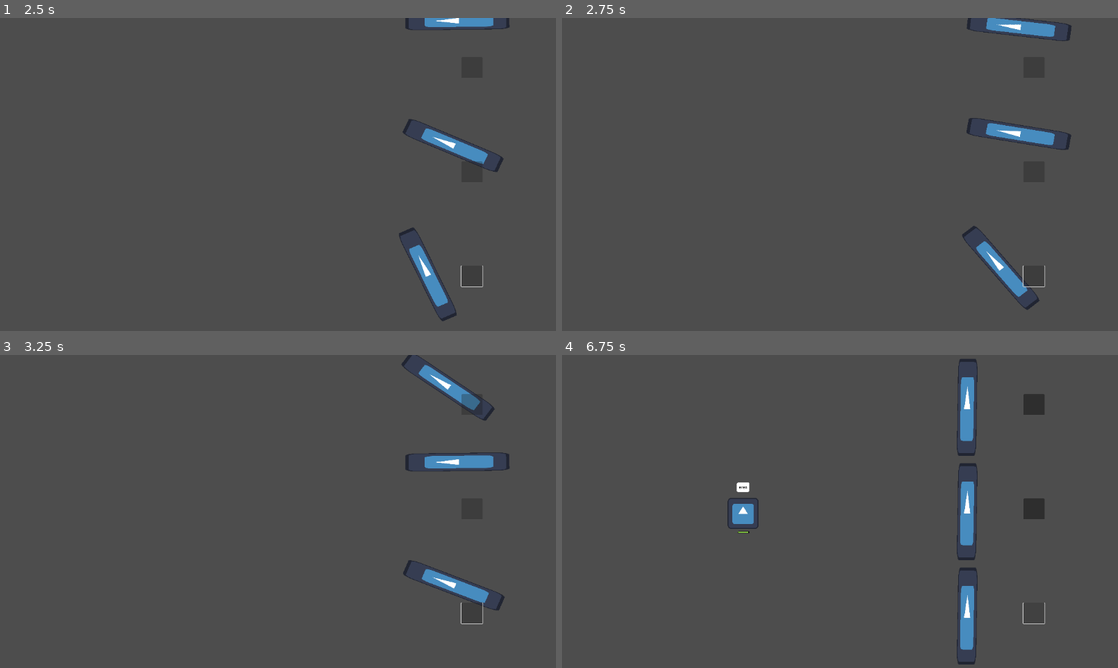
Above: before the commit, frames 1-4 (two rows, left to right).
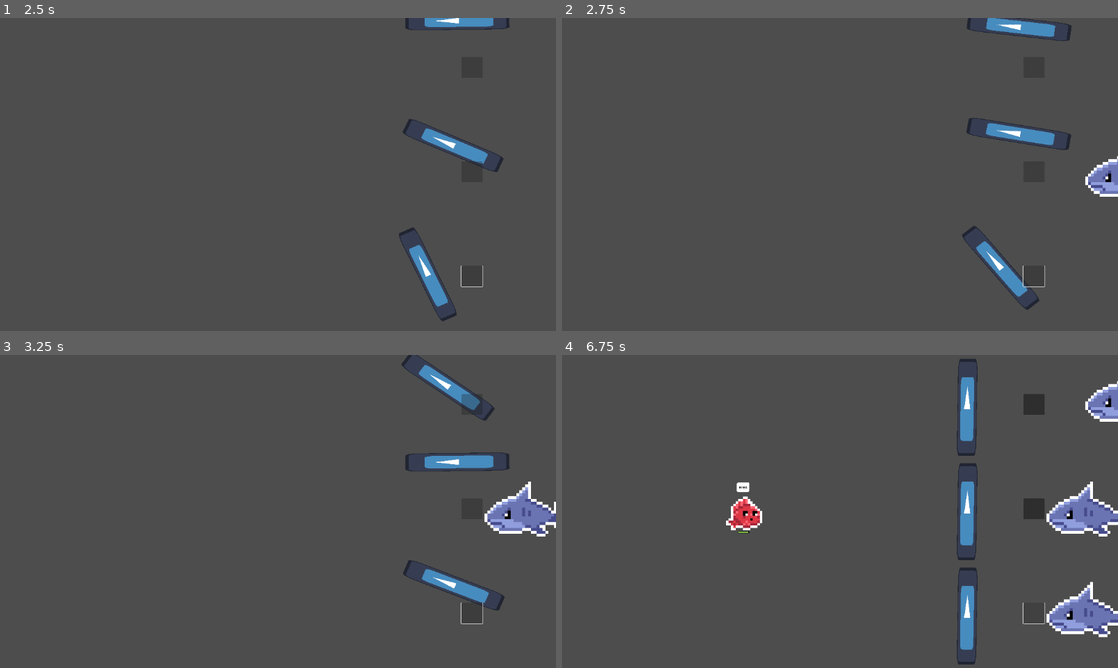
Above: after the commit, the same moments.

Repository: ernykt/fishjam_3
Game: Godot game, scene res://scenes/main.tscn
Two runs of this game, one before a commit and one after it. Both use one fixed random seed, a clock stepped at 60 frames per second and the inputs below. The engine's default icon, where the game draws it, is replaced by a stand-in: a white triangle on a blue panel in a dark square.
Inputs (mouse positions are in pixels of both pictures, inside the frame that each line leads up to):
- Up to frame 1 (2.5 s): click (472, 68) at 0.52 s; click (472, 171) at 1.27 s; click (472, 277) at 2 s
- Up to frame 2 (2.75 s): no input
- Up to frame 3 (3.25 s): no input
- Up to frame 4 (6.75 s): no input

Frame 1 is identical in both runs. In frame 2, 0.5% of the frame differs, in the area x 94-100%, y 44-58%; in frame 3, 1.3%; in frame 4, 3.7%, in the area x 29-100%, y 8-91%.

Commit message:
added some sprites and animations

Diff:
--- a/scenes/enemy.tscn
+++ b/scenes/enemy.tscn
@@ -1,7 +1,132 @@
-[gd_scene load_steps=5 format=3 uid="uid://bx6niccsd1je3"]
+[gd_scene load_steps=22 format=3 uid="uid://bx6niccsd1je3"]
 
 [ext_resource type="Script" path="res://scripts/Enemy.gd" id="1_3a3mx"]
-[ext_resource type="Texture2D" uid="uid://dhrbiy1xj1vef" path="res://icon.svg" id="2_ekoea"]
+[ext_resource type="Texture2D" uid="uid://dr4rdpvy5r5yb" path="res://sprites/Shark.png" id="2_7uw8k"]
+
+[sub_resource type="AtlasTexture" id="AtlasTexture_dv0ui"]
+atlas = ExtResource("2_7uw8k")
+region = Rect2(0, 32, 32, 32)
+
+[sub_resource type="AtlasTexture" id="AtlasTexture_aoiqr"]
+atlas = ExtResource("2_7uw8k")
+region = Rect2(32, 32, 32, 32)
+
+[sub_resource type="AtlasTexture" id="AtlasTexture_as1tj"]
+atlas = ExtResource("2_7uw8k")
+region = Rect2(64, 32, 32, 32)
+
+[sub_resource type="AtlasTexture" id="AtlasTexture_tnrm3"]
+atlas = ExtResource("2_7uw8k")
+region = Rect2(96, 32, 32, 32)
+
+[sub_resource type="AtlasTexture" id="AtlasTexture_temmr"]
+atlas = ExtResource("2_7uw8k")
+region = Rect2(128, 32, 32, 32)
+
+[sub_resource type="AtlasTexture" id="AtlasTexture_3fk73"]
+atlas = ExtResource("2_7uw8k")
+region = Rect2(160, 32, 32, 32)
+
+[sub_resource type="AtlasTexture" id="AtlasTexture_n11i2"]
+atlas = ExtResource("2_7uw8k")
+region = Rect2(192, 32, 32, 32)
+
+[sub_resource type="AtlasTexture" id="AtlasTexture_h8ux1"]
+atlas = ExtResource("2_7uw8k")
+region = Rect2(224, 32, 32, 32)
+
+[sub_resource type="AtlasTexture" id="AtlasTexture_rq81e"]
+atlas = ExtResource("2_7uw8k")
+region = Rect2(0, 0, 32, 32)
+
+[sub_resource type="AtlasTexture" id="AtlasTexture_jsvn2"]
+atlas = ExtResource("2_7uw8k")
+region = Rect2(32, 0, 32, 32)
+
+[sub_resource type="AtlasTexture" id="AtlasTexture_6nu0n"]
+atlas = ExtResource("2_7uw8k")
+region = Rect2(64, 0, 32, 32)
+
+[sub_resource type="AtlasTexture" id="AtlasTexture_alhkh"]
+atlas = ExtResource("2_7uw8k")
+region = Rect2(96, 0, 32, 32)
+
+[sub_resource type="AtlasTexture" id="AtlasTexture_x4tux"]
+atlas = ExtResource("2_7uw8k")
+region = Rect2(128, 0, 32, 32)
+
+[sub_resource type="AtlasTexture" id="AtlasTexture_17psq"]
+atlas = ExtResource("2_7uw8k")
+region = Rect2(160, 0, 32, 32)
+
+[sub_resource type="AtlasTexture" id="AtlasTexture_mcb68"]
+atlas = ExtResource("2_7uw8k")
+region = Rect2(192, 0, 32, 32)
+
+[sub_resource type="AtlasTexture" id="AtlasTexture_n4bf7"]
+atlas = ExtResource("2_7uw8k")
+region = Rect2(224, 0, 32, 32)
+
+[sub_resource type="SpriteFrames" id="SpriteFrames_15cj4"]
+animations = [{
+"frames": [{
+"duration": 1.0,
+"texture": SubResource("AtlasTexture_dv0ui")
+}, {
+"duration": 1.0,
+"texture": SubResource("AtlasTexture_aoiqr")
+}, {
+"duration": 1.0,
+"texture": SubResource("AtlasTexture_as1tj")
+}, {
+"duration": 1.0,
+"texture": SubResource("AtlasTexture_tnrm3")
+}, {
+"duration": 1.0,
+"texture": SubResource("AtlasTexture_temmr")
+}, {
+"duration": 1.0,
+"texture": SubResource("AtlasTexture_3fk73")
+}, {
+"duration": 1.0,
+"texture": SubResource("AtlasTexture_n11i2")
+}, {
+"duration": 1.0,
+"texture": SubResource("AtlasTexture_h8ux1")
+}],
+"loop": true,
+"name": &"attack",
+"speed": 12.0
+}, {
+"frames": [{
+"duration": 1.0,
+"texture": SubResource("AtlasTexture_rq81e")
+}, {
+"duration": 1.0,
+"texture": SubResource("AtlasTexture_jsvn2")
+}, {
+"duration": 1.0,
+"texture": SubResource("AtlasTexture_6nu0n")
+}, {
+"duration": 1.0,
+"texture": SubResource("AtlasTexture_alhkh")
+}, {
+"duration": 1.0,
+"texture": SubResource("AtlasTexture_x4tux")
+}, {
+"duration": 1.0,
+"texture": SubResource("AtlasTexture_17psq")
+}, {
+"duration": 1.0,
+"texture": SubResource("AtlasTexture_mcb68")
+}, {
+"duration": 1.0,
+"texture": SubResource("AtlasTexture_n4bf7")
+}],
+"loop": true,
+"name": &"default",
+"speed": 5.0
+}]
 
 [sub_resource type="RectangleShape2D" id="RectangleShape2D_160u6"]
 size = Vector2(128, 128)
@@ -12,8 +137,12 @@
 [node name="Enemy" type="CharacterBody2D"]
 script = ExtResource("1_3a3mx")
 
-[node name="Sprite2D" type="Sprite2D" parent="."]
-texture = ExtResource("2_ekoea")
+[node name="Sprite2D" type="AnimatedSprite2D" parent="."]
+scale = Vector2(6, 6)
+sprite_frames = SubResource("SpriteFrames_15cj4")
+animation = &"attack"
+autoplay = "default"
+frame_progress = 0.354957
 
 [node name="CollisionShape2D" type="CollisionShape2D" parent="."]
 shape = SubResource("RectangleShape2D_160u6")
--- a/scenes/fish_1.tscn
+++ b/scenes/fish_1.tscn
@@ -1,10 +1,67 @@
-[gd_scene load_steps=7 format=3 uid="uid://c7j3cvof5arkx"]
+[gd_scene load_steps=15 format=3 uid="uid://c7j3cvof5arkx"]
 
 [ext_resource type="Script" path="res://scripts/Fish1.gd" id="1_q5jux"]
-[ext_resource type="Texture2D" uid="uid://dhrbiy1xj1vef" path="res://icon.svg" id="2_2eoub"]
+[ext_resource type="Texture2D" uid="uid://cf0724dxyac4v" path="res://sprites/Red.png" id="2_m8sgb"]
 [ext_resource type="Texture2D" uid="uid://42k4hfsepdp7" path="res://sprites/under.png" id="3_ib5a5"]
 [ext_resource type="Texture2D" uid="uid://boxxppmo1lhva" path="res://sprites/over.png" id="4_5yhqu"]
 [ext_resource type="Texture2D" uid="uid://dyptfsbvch443" path="res://sprites/progress.png" id="5_a2gw0"]
+
+[sub_resource type="AtlasTexture" id="AtlasTexture_1n7ke"]
+atlas = ExtResource("2_m8sgb")
+region = Rect2(16, 0, 16, 16)
+
+[sub_resource type="AtlasTexture" id="AtlasTexture_ple6x"]
+atlas = ExtResource("2_m8sgb")
+region = Rect2(32, 0, 16, 16)
+
+[sub_resource type="AtlasTexture" id="AtlasTexture_a5xt4"]
+atlas = ExtResource("2_m8sgb")
+region = Rect2(48, 0, 16, 16)
+
+[sub_resource type="AtlasTexture" id="AtlasTexture_1c4cy"]
+atlas = ExtResource("2_m8sgb")
+region = Rect2(64, 0, 16, 16)
+
+[sub_resource type="AtlasTexture" id="AtlasTexture_n6ucm"]
+atlas = ExtResource("2_m8sgb")
+region = Rect2(80, 0, 16, 16)
+
+[sub_resource type="AtlasTexture" id="AtlasTexture_a22rd"]
+atlas = ExtResource("2_m8sgb")
+region = Rect2(96, 0, 16, 16)
+
+[sub_resource type="AtlasTexture" id="AtlasTexture_cttkt"]
+atlas = ExtResource("2_m8sgb")
+region = Rect2(112, 0, 16, 16)
+
+[sub_resource type="SpriteFrames" id="SpriteFrames_ykjli"]
+animations = [{
+"frames": [{
+"duration": 1.0,
+"texture": SubResource("AtlasTexture_1n7ke")
+}, {
+"duration": 1.0,
+"texture": SubResource("AtlasTexture_ple6x")
+}, {
+"duration": 1.0,
+"texture": SubResource("AtlasTexture_a5xt4")
+}, {
+"duration": 1.0,
+"texture": SubResource("AtlasTexture_1c4cy")
+}, {
+"duration": 1.0,
+"texture": SubResource("AtlasTexture_n6ucm")
+}, {
+"duration": 1.0,
+"texture": SubResource("AtlasTexture_a22rd")
+}, {
+"duration": 1.0,
+"texture": SubResource("AtlasTexture_cttkt")
+}],
+"loop": true,
+"name": &"default",
+"speed": 5.0
+}]
 
 [sub_resource type="RectangleShape2D" id="RectangleShape2D_n48d5"]
 size = Vector2(351, 141)
@@ -14,8 +71,11 @@
 scale = Vector2(0.5, 0.5)
 script = ExtResource("1_q5jux")
 
-[node name="FishSprite" type="Sprite2D" parent="."]
-texture = ExtResource("2_2eoub")
+[node name="FishSprite" type="AnimatedSprite2D" parent="."]
+scale = Vector2(10, 10)
+sprite_frames = SubResource("SpriteFrames_ykjli")
+frame = 2
+frame_progress = 0.960465
 
 [node name="FishCollision" type="CollisionShape2D" parent="."]
 position = Vector2(-112.5, -0.5)
--- a/scenes/main.tscn
+++ b/scenes/main.tscn
@@ -29,13 +29,13 @@
 script = ExtResource("2_y26cx")
 
 [node name="Timer" type="Timer" parent="FishSpawner"]
-wait_time = 5.0
+wait_time = 2.0
 
 [node name="EnemySpawner" type="Node2D" parent="."]
 script = ExtResource("4_re186")
 
 [node name="Timer" type="Timer" parent="EnemySpawner"]
-wait_time = 10.0
+wait_time = 2.0
 autostart = true
 
 [node name="Area2D" type="Area2D" parent="."]
--- a/scripts/Enemy.gd
+++ b/scripts/Enemy.gd
@@ -3,6 +3,9 @@
 var hungry = true
 var in_position = false
 const SPEED = 300.0
+
+func _ready():
+	$Sprite2D.flip_h = true
 
 func _physics_process(delta):
 	if position.x > 1100 and not in_position:
@@ -16,18 +19,18 @@
 
 	move_and_collide(velocity * delta)
 
-
-
 func _on_area_2d_body_entered(body):
 	if "Fish" in body.name:
+		$Sprite2D.play("attack")
 		body.queue_free()
 		var tween_mod = get_tree().create_tween()
 		var tween = get_tree().create_tween()
-		tween.tween_property(self, "position", position - Vector2(0, 25), 0.3)
-		tween_mod.tween_property(self, "modulate:a", 0, 0.3)
+		tween.tween_property(self, "position", position - Vector2(0, 25), 1)
+		tween_mod.tween_property(self, "modulate:a", 0, 1)
 		tween_mod.tween_callback(queue_free)
 
 
 func _on_timer_timeout():
 	$CollisionShape2D.disabled = true
 	velocity = Vector2(1, 0) * SPEED
+	$Sprite2D.flip_h = false
--- a/scripts/Fish1.gd
+++ b/scripts/Fish1.gd
@@ -15,6 +15,7 @@
 var random_text = randi_range(0, 3)
 
 func _physics_process(delta):
+	$FishSprite.play("default")
 	velocity = Vector2(1, 0) * SPEED
 	move_and_collide(velocity * delta)
 	if not is_dialog_active:
@@ -34,9 +35,6 @@
 	text_box.global_position = global_position
 	text_box.display_text(dialog_options[random_text])
 
-
-
-
 func _on_progress_timer_timeout():
 	progress_bar.value -= 10
 	if progress_bar.value <= 0:
Binary file added: sprites/Red.png
Not shown, added: sprites/Red.png.import
Binary file added: sprites/Shark.png
Not shown, added: sprites/Shark.png.import
